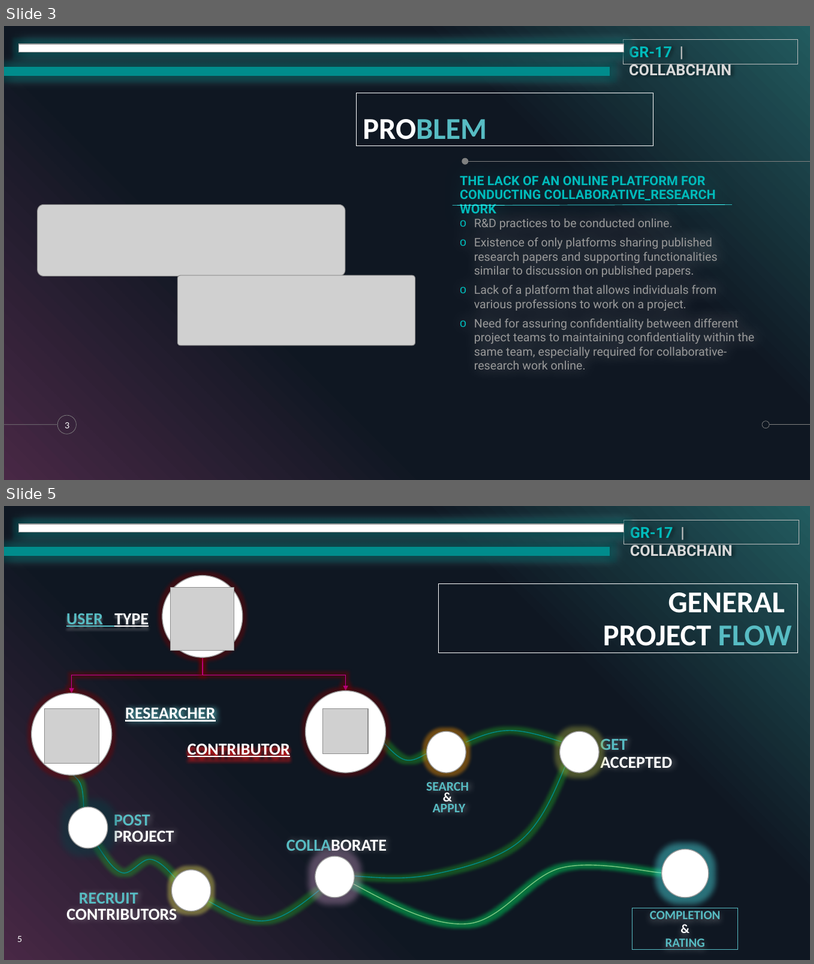
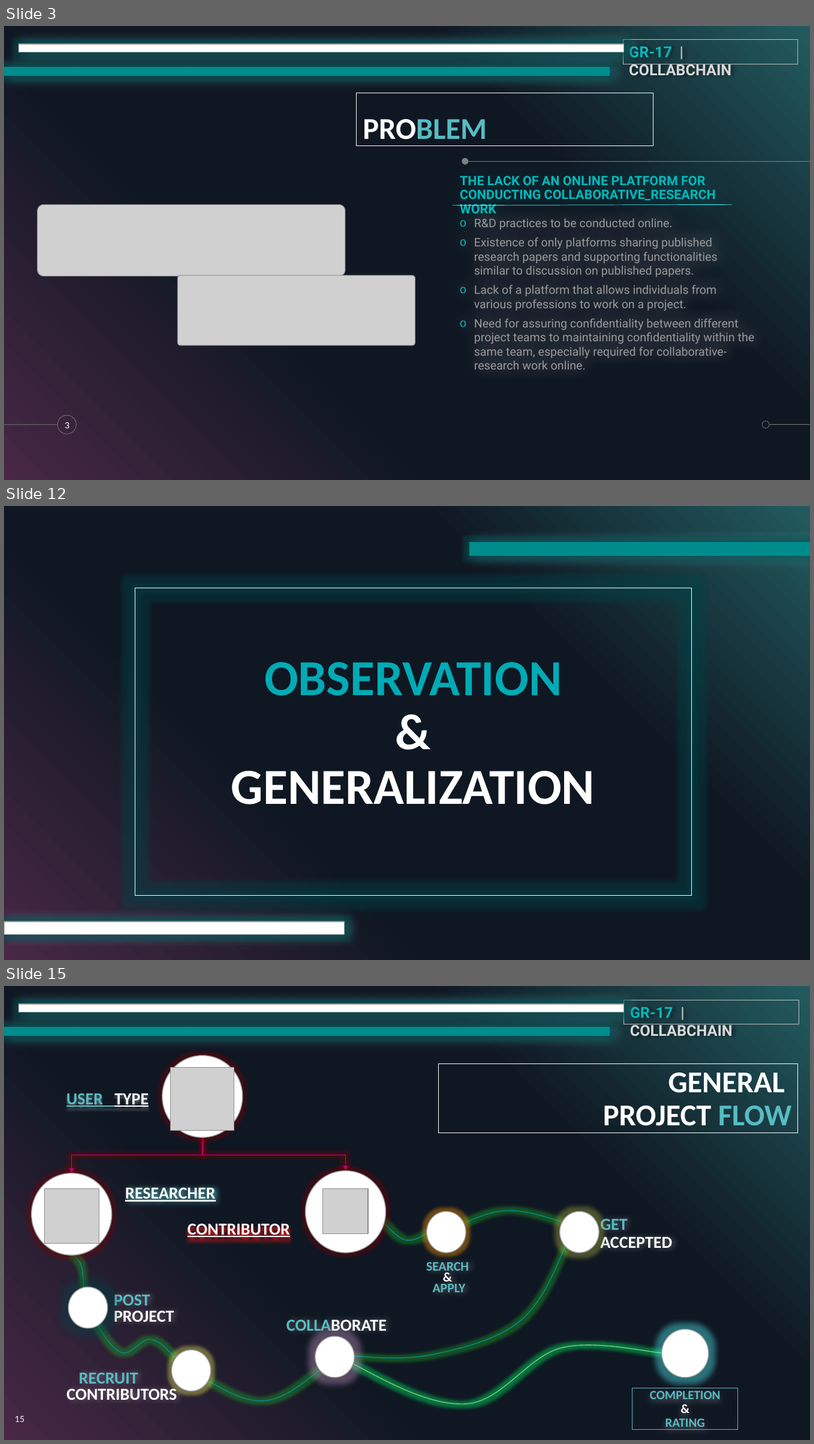
Before and after one commit to dhirajksharma/collabchain, a slide deck: Documents/Deliverables/SlideDeck/collabchain.pptx. Shown one above the other, each under a label of ours: slides 3 and 5 before the commit, slides 3, 12 and 15 after it; the slides between them are not shown. The pictures are 814x964 and 814x1444 pixels, drawn with LibreOffice and Linux fonts; fonts in the diff are those of the drawing; grey boxes stand for pictures. Boxes give left, top, right and bottom in pixels: in the first picture for what was removed or moved away, otherwise in the second. Text is boxed around its words. In the diff, an @@ line names an element or a change of style, - is before the commit and + after.

```diff
--- a/Documents/Deliverables/SlideDeck/collabchain.pptx
+++ b/Documents/Deliverables/SlideDeck/collabchain.pptx
@@ slide 12 added at box(4, 506, 810, 960), background #000000; not listed: 5 template elements that a slide beside it also shows @@
@@ rectangle added at box(470, 542, 810, 555), fill #008C8C, outline #008C8C 1 pt @@
@@ rectangle added at box(135, 588, 692, 895), outline #FFFFFF 0.75 pt, 60 pt, text #FFFFFF, bold @@
+OBSERVATION
+&
+GENERALIZATION
@@ rectangle added at box(4, 921, 345, 934), fill #FFFFFF, outline #999999 1 pt @@
@@ what was slide 5 is now slide 15 @@
@@ page number at box(15, 1416, 24, 1422): text changed @@
-5
+15
```
Also in this commit, not shown: 1 slide changed, 10 other slides added, 1 slide removed, 1 other file.
